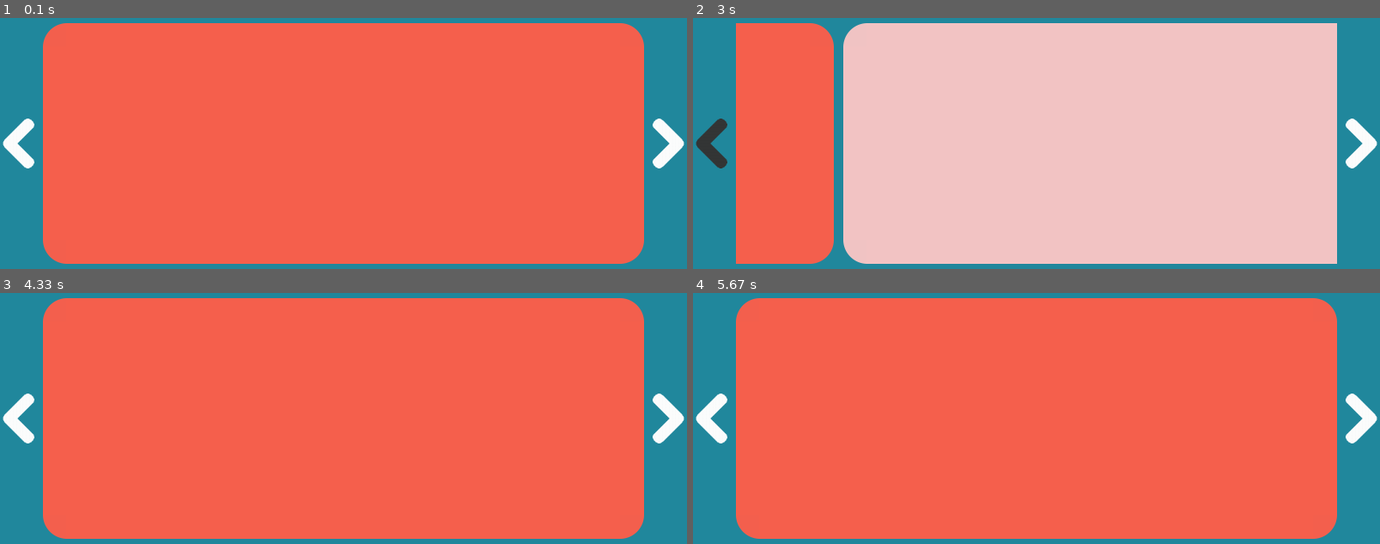
Above: before the commit, frames 1-4 (two rows, left to right).
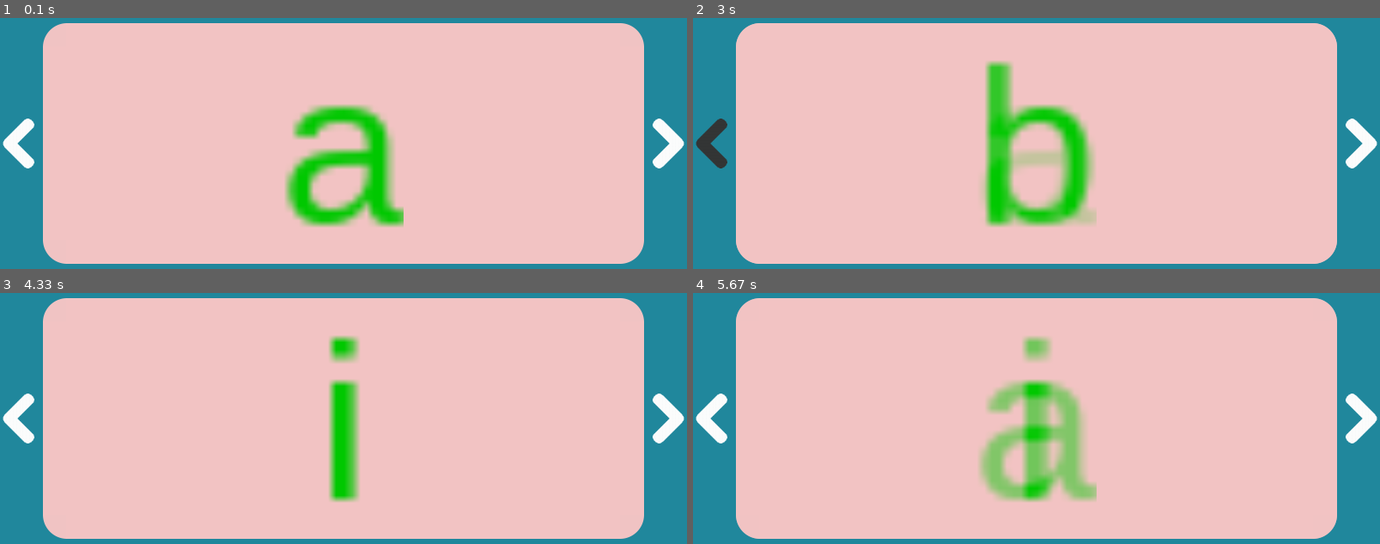
Above: after the commit, the same moments.

Repository: anxuae/pygame-imslider
Game: pygame game, started from pygame_imslider/examples/fade.py
The game is run twice, just before and just after one commit, with the same random seed, the same clock (stepped at 60 frames per second) and the same inputs.
Inputs (mouse positions are in pixels of both pictures, inside the frame that each line leads up to):
- Up to frame 1 (0.1 s): no input
- Up to frame 2 (3 s): press the mouse at (706, 143) at 0.37 s; move the mouse to (857, 108) at 0.47 s; release the mouse at (1009, 73) at 0.6 s; press the mouse at (1366, 143) at 1.2 s; move the mouse to (1256, 123) at 1.3 s; release the mouse at (1146, 105) at 1.43 s; press the mouse at (1366, 143) at 2.03 s; move the mouse to (1194, 161) at 2.13 s; release the mouse at (1029, 178) at 2.27 s; press the mouse at (706, 143) at 2.87 s; move the mouse to (960, 133) at 2.97 s
- Up to frame 3 (4.33 s): release the mouse at (515, 395) at 3.1 s; press the mouse at (13, 418) at 3.7 s; move the mouse to (75, 418) at 3.8 s; release the mouse at (137, 421) at 3.93 s
- Up to frame 4 (5.67 s): press the mouse at (1366, 418) at 4.53 s; move the mouse to (1242, 436) at 4.63 s; release the mouse at (1118, 456) at 4.77 s; press the mouse at (706, 418) at 5.37 s; move the mouse to (988, 373) at 5.47 s; release the mouse at (1270, 325) at 5.6 s

The runs differ from the first frame. In frame 1, 84% of the frame differs, in the area x 6-94%, y 2-98%; in frame 2, 22%; in frame 3, 84%; in frame 4, 84%.

Commit message:
Add Fade animation and update README

Diff:
--- a/pygame_imslider/animations.py
+++ b/pygame_imslider/animations.py
@@ -27,7 +27,7 @@
         raise NotImplementedError
 
 
-class TransposeAnimation(Animation):
+class Transpose(Animation):
 
     """Transpose to the position.
 
@@ -40,21 +40,24 @@
     """
 
     def __init__(self, x, y, duration):
-        super(TransposeAnimation, self).__init__(duration)
+        super(Transpose, self).__init__(duration)
         self.destination = pygame.math.Vector2(x, y)
         self.velocity = None
+        self.ini_position = None
 
     def _apply(self, slide):
         if self.duration <= 0:
             slide.set_position(*self.destination)
             self.finished = True
+            return
 
         # Initialize velocity according to distance between current position and
         # destination
         if not self.velocity:
+            self.ini_position = slide.rect.topleft
             self.velocity = (self.destination - slide.rect.topleft) / self.duration
 
-        new_pos = slide.rect.topleft + self.velocity * self.time
+        new_pos = self.ini_position + self.velocity * self.time
 
         # Ensure that destination is not overrun
         if (self.velocity.x > 0 and new_pos.x > self.destination.x)\
@@ -69,32 +72,39 @@
             self.finished = True
 
 
-class FadeAnimation(Animation):
+class Fade(Animation):
 
-    """Change image alpha.
+    """Change image alpha from current value to expected one.
 
     :param to_alpha: alpha value between 0 (tranparent) -> 255 (opaque)
     :type to_alpha: int
     :param duration: animation duration in second (0 = instantaneous)
     :type duration: int
+    :param set_visibility: set visibility to False at the end of the animation
+    :type set_visibility: bool
     """
 
-    def __init__(self, to_alpha, duration):
-        super(FadeAnimation, self).__init__(duration)
+    def __init__(self, to_alpha, duration, set_visibility=True):
+        super(Fade, self).__init__(duration)
         assert to_alpha >= 0 and to_alpha <= 255
         self.to_alpha = to_alpha
+        self.set_visibility = set_visibility
         self.velocity = None
+        self.ini_alpha = None
 
     def _apply(self, slide):
         if self.duration <= 0:
-            slide.image.set_alpha(self.to_alpha)
-            slide.dirty = True
+            slide.set_alpha(self.to_alpha)
+            if self.set_visibility:
+                slide.visible = 0
             self.finished = True
+            return
 
         if not self.velocity:
+            self.ini_alpha = slide.image.get_alpha()
             self.velocity = (self.to_alpha - slide.image.get_alpha()) / self.duration
 
-        new_alpha = slide.image.get_alpha() + self.velocity * self.time
+        new_alpha = int(self.ini_alpha + self.velocity * self.time)
 
         # Ensure that max alpha is not overrun
         if new_alpha < 0:
@@ -102,7 +112,22 @@
         elif new_alpha > 255:
             new_alpha = 255
 
-        slide.image.set_alpha(new_alpha)
-        slide.dirty = True
-        if slide.new_alpha == self.to_alpha:
+        slide.set_alpha(new_alpha)
+        if new_alpha == self.to_alpha:
+            if self.set_visibility:
+                slide.visible = 0
             self.finished = True
+
+
+class Exit(Animation):
+
+    """Change image visibility to 0.
+
+    :param duration: animation duration in second (0 = instantaneous)
+    :type duration: int
+    """
+
+    def _apply(self, slide):
+        if self.time >= self.duration:
+            slide.visible = 0
+            self.finished = True
--- a/pygame_imslider/examples/fade.py
+++ b/pygame_imslider/examples/fade.py
@@ -7,4 +7,4 @@
 
 if __name__ == '__main__':
     main(False, ["a", "b", "c", "d", "e", "f", "g", "h", "i"],
-         {'stype': imslider.STYPE_FADE, 'rewind': True})
+         {'stype': imslider.STYPE_FADE, 'rewind': True, 'focus': False})
--- a/pygame_imslider/layouts.py
+++ b/pygame_imslider/layouts.py
@@ -1,7 +1,7 @@
 # -*- coding: utf-8 -*-
 
 import pygame
-from .animations import TransposeAnimation, FadeAnimation
+import pygame_imslider.animations as anim
 
 
 class SlidesLayout(pygame.sprite.LayeredDirty):
@@ -17,7 +17,21 @@
 
     @property
     def last_idx(self):
+        """Return last index.
+        """
         return len(self.sprites()) - 1
+
+    def update_slide_sizes(self):
+        """Update slides size and position.
+        """
+        width, height = self.rect.size
+        slide_width = (width - ((1 + self.per_page) * self.padding)) // self.per_page
+        slide_height = height - 2 * self.padding
+        pos = self.padding
+        for slide in self.sprites():
+            slide.set_position(self.rect.x + pos, self.rect.y + self.padding)
+            slide.set_size(slide_width, slide_height)
+            pos += slide_width + self.padding
 
     def set_position(self, x, y):
         """Set the background position.
@@ -40,13 +54,7 @@
         """
         self.rect.size = (width, height)
         self.get_clip().size = (width - 2 * self.padding, height - 2 * self.padding)
-        slide_width = (width - ((1 + self.per_page) * self.padding)) // self.per_page
-        slide_height = height - 2 * self.padding
-        pos = self.padding
-        for slide in self.sprites():
-            slide.set_position(self.rect.x + pos, self.rect.y + self.padding)
-            slide.set_size(slide_width, slide_height)
-            pos += slide_width + self.padding
+        self.update_slide_sizes()
 
     def set_selection(self, pos=None, step=None):
         """Change selected slide to next one.
@@ -83,7 +91,7 @@
         """Return the list of visible slide indexes.
         """
         return [idx for idx, slide in enumerate(self.sprites())
-                if self.get_clip().colliderect(slide.rect)]
+                if self.get_clip().colliderect(slide.rect) and slide.visible]
 
     def got_to_selection_forward(self, duration, center=False):
         """Move forward all slides to ensure that selection is visible.
@@ -110,7 +118,7 @@
 
         for slide in self.sprites():
             pos = slide.rect.x + step * (slide.rect.width + self.padding)
-            slide.add_animation(TransposeAnimation(pos, slide.rect.y, duration))
+            slide.add_animation(anim.Transpose(pos, slide.rect.y, duration))
 
     def got_to_selection_backward(self, duration, center=False):
         """Move backward all slides to ensure that selection is visible.
@@ -137,7 +145,7 @@
 
         for slide in self.sprites():
             pos = slide.rect.x + step * (slide.rect.width + self.padding)
-            slide.add_animation(TransposeAnimation(pos, slide.rect.y, duration))
+            slide.add_animation(anim.Transpose(pos, slide.rect.y, duration))
 
 
 class SlidesLayoutLoop(SlidesLayout):
@@ -147,4 +155,46 @@
 
 class SlidesLayoutFade(SlidesLayout):
 
-    pass
+    def update_slide_sizes(self):
+        for slide in self.sprites():
+            width, height = self.rect.size
+            slide.set_position(self.rect.x + self.padding, self.rect.y + self.padding)
+            slide.set_size(width - 2 * self.padding, height - 2 * self.padding)
+            if slide == self.sprites()[0]:
+                slide.visible = 1
+            else:
+                slide.visible = 0
+
+    def got_to_selection_forward(self, duration, center=False):
+        current_idx = self.get_visibles()[0]
+        current = self.sprites()[current_idx]
+        if not current.visible:
+            current.visible = 1
+        selected = self.sprites()[self.selection]
+        if not selected.visible:
+            selected.visible = 1
+
+        if current == self.sprites()[-1]:
+            selected.set_alpha(255)
+            current.add_animation(anim.Fade(0, duration))
+        else:
+            current.add_animation(anim.Exit(duration))
+            selected.set_alpha(0)
+            selected.add_animation(anim.Fade(255, duration, False))
+
+    def got_to_selection_backward(self, duration, center=False):
+        current_idx = self.get_visibles()[0]
+        current = self.sprites()[current_idx]
+        if not current.visible:
+            current.visible = 1
+        selected = self.sprites()[self.selection]
+        if not selected.visible:
+            selected.visible = 1
+
+        if current == self.sprites()[0]:
+            current.add_animation(anim.Exit(duration))
+            selected.set_alpha(0)
+            selected.add_animation(anim.Fade(255, duration, False))
+        else:
+            selected.set_alpha(255)
+            current.add_animation(anim.Fade(0, duration))
--- a/pygame_imslider/renderers.py
+++ b/pygame_imslider/renderers.py
@@ -159,6 +159,8 @@
             draw_round_rect(surface, self.selection_color, surface.get_rect(), 0.2)
         else:
             draw_round_rect(surface, self.slide_color, surface.get_rect(), 0.2)
+        scaled = pygame.transform.smoothscale(image, image.get_rect().fit(surface.get_rect()).size)
+        surface.blit(scaled, scaled.get_rect(center=surface.get_rect().center))
 
     def draw_background(self, surface):
         """Default drawing method for background.
--- a/pygame_imslider/slider.py
+++ b/pygame_imslider/slider.py
@@ -42,15 +42,19 @@
     :type rewind: bool
     :param speed: transition duration in seconds.
     :type speed: int
+    :param renderer: renderer to customize colors of the slider.
+    :type renderer: :py:class:`ImSliderRenderer`
+    :param callback: callback called each time the selection is changed.
+    :type callback: function
     """
 
     def __init__(self, size, stype=STYPE_SLIDE, per_page=1, per_move=0, focus=True,
-                 rewind=False, speed=2, renderer=ImSliderRenderer.DEFAULT):
+                 rewind=False, speed=0.5, renderer=ImSliderRenderer.DEFAULT, callback=None):
+        self._per_page = per_page
+        self._per_move = per_move
         self.clock = pygame.time.Clock()
         self.size = size
         self.stype = stype
-        self._per_page = per_page
-        self._per_move = per_move
         self.focus = focus
         self.rewind = rewind
         self.speed = speed
@@ -62,6 +66,7 @@
         else:
             self.slides_layout = SlidesLayout(self.per_page, self.focus)
 
+        self.callback = callback
         self.renderer = renderer
         self.background = Background(self.renderer)
 
@@ -259,6 +264,8 @@
             self.slides_layout.got_to_selection_backward(self.speed, self.focus == 'center')
 
         self.update_arrows()
+        if self.callback:
+            self.callback(self.slides_layout.selection)
 
     def on_next(self):
         """Go to next slide.
@@ -277,3 +284,5 @@
             self.slides_layout.got_to_selection_forward(self.speed, self.focus == 'center')
 
         self.update_arrows()
+        if self.callback:
+            self.callback(self.slides_layout.selection)
--- a/pygame_imslider/sprites.py
+++ b/pygame_imslider/sprites.py
@@ -168,7 +168,8 @@
         if load:
             self.source = pygame.image.load(image_path).convert()
         else:
-            self.source = None
+            font = pygame.font.Font(pygame.font.match_font('arial'), 30)
+            self.source = font.render(image_path, True, (0, 200, 0))
         self.rect = pygame.Rect((0, 0), (10, 10))
         self.image = pygame.Surface(self.rect.size, pygame.SRCALPHA, 32)
         self.animations = []
@@ -211,6 +212,13 @@
             self.renderer.draw_slide(self.image, self.source, self.selected)
             self.dirty = 1
 
+    def set_alpha(self, alpha):
+        """Set slide transparency.
+        """
+        if alpha != self.image.get_alpha():
+            self.image.set_alpha(alpha)
+            self.dirty = 1
+
     def add_animation(self, animation):
         """Add a new animation. Animations are apply according to the add
         order. When finished, animation is discarded.
Not shown, changed: README.rst
